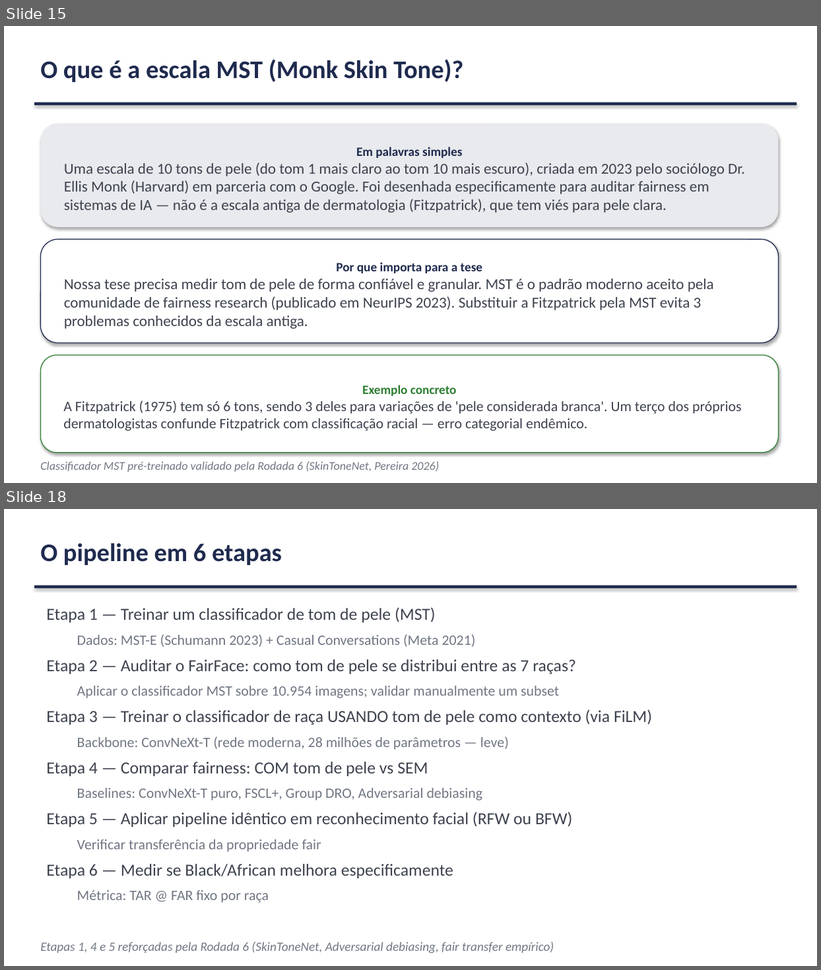
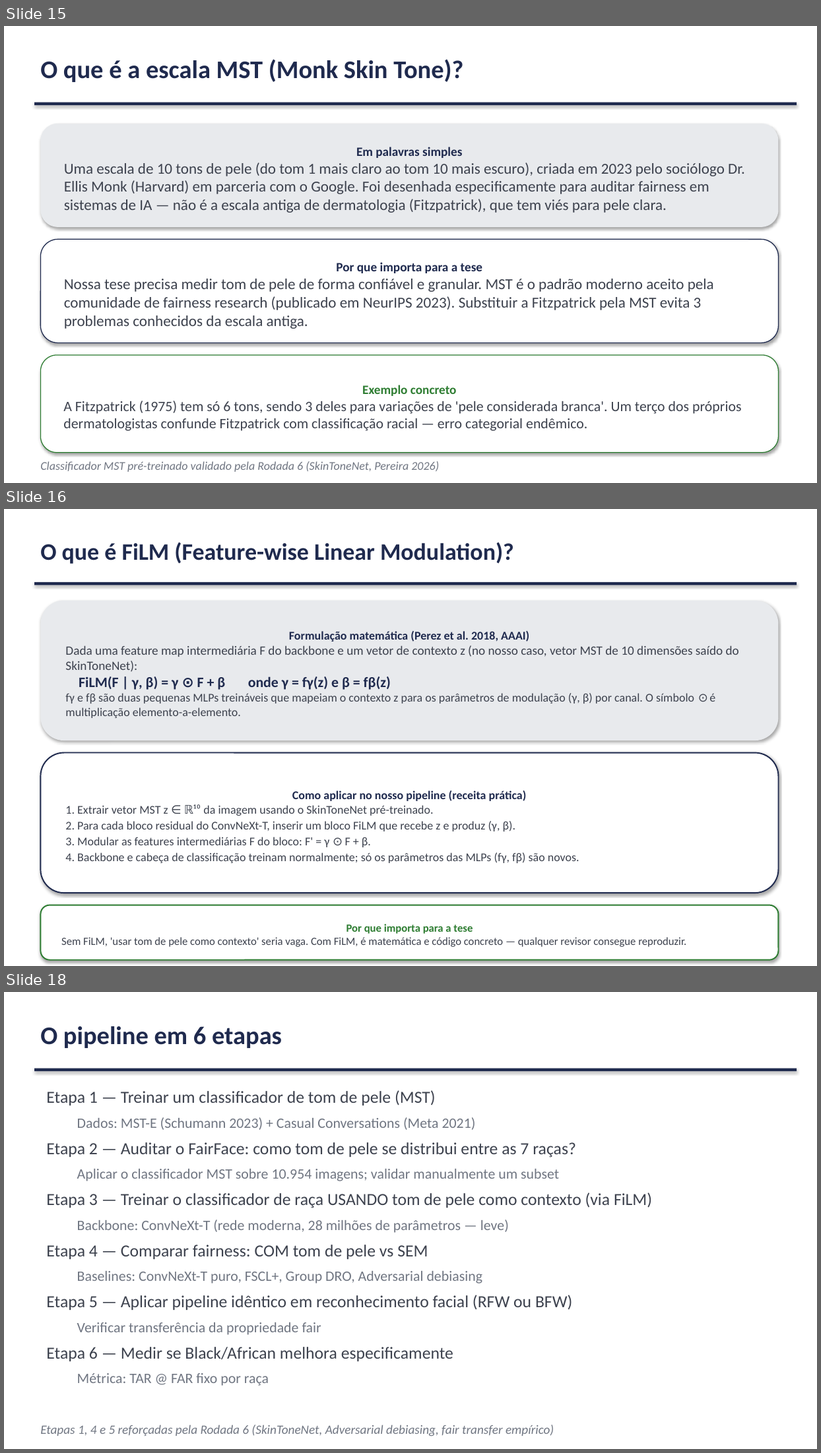
Before and after one commit to marcellozzetti/Facial-Recognition-Models-Mitigating-Bias, a slide deck: docs/ativo/material_reuniao_orientador_v3.2.1.pptx. Shown one above the other, each under a label of ours: slides 15 and 18 before the commit, slides 15, 16 and 18 after it; the slides between them are not shown. The pictures are 821x970 and 821x1453 pixels, drawn with LibreOffice and Linux fonts; fonts in the diff are those of the drawing. Boxes give left, top, right and bottom in pixels: in the first picture for what was removed or moved away, otherwise in the second. Text is boxed around its words. In the diff, an @@ line names an element or a change of style, - is before the commit and + after.

```diff
--- a/docs/ativo/material_reuniao_orientador_v3.2.1.pptx
+++ b/docs/ativo/material_reuniao_orientador_v3.2.1.pptx
@@ slide 16 added at (4, 509, 817, 966), background #FFFFFF @@
@@ text added at (40, 542, 514, 564), 28 pt, text #1F2A4E, bold @@
+O que é FiLM (Feature-wise Linear Modulation)?
@@ rectangle added at (34, 582, 797, 586), fill #1F2A4E @@
@@ rounded rectangle added at (40, 601, 779, 741), fill #E8EAED, 14 pt, text #3D424E @@
+Formulação matemática (Perez et al. 2018, AAAI)
+Dada uma feature map intermediária F do backbone e um vetor de contexto z (no nosso caso, vetor MST de 10 dimensões saído do SkinToneNet):
+FiLM(F | γ, β) = γ ⊙ F + β onde γ = fγ(z) e β = fβ(z)
+fγ e fβ são duas pequenas MLPs treináveis que mapeiam o contexto z para os parâmetros de modulação (γ, β) por canal. O símbolo ⊙ é multiplicação elemento-a-elemento.
@@ rounded rectangle added at (40, 753, 779, 893), fill #FFFFFF, outline #1F2A4E 1.5 pt, 14 pt, text #3D424E @@
+Como aplicar no nosso pipeline (receita prática)
+1. Extrair vetor MST z ∈ ℝ¹⁰ da imagem usando o SkinToneNet pré-treinado.
+2. Para cada bloco residual do ConvNeXt-T, inserir um bloco FiLM que recebe z e produz (γ, β).
+3. Modular as features intermediárias F do bloco: F' = γ ⊙ F + β.
+4. Backbone e cabeça de classificação treinam normalmente; só os parâmetros das MLPs (fγ, fβ) são novos.
@@ rounded rectangle added at (40, 906, 779, 960), fill #FFFFFF, outline #2E7D32 1.5 pt, 13 pt, text #3D424E @@
+Por que importa para a tese
+Sem FiLM, 'usar tom de pele como contexto' seria vaga. Com FiLM, é matemática e código concreto — qualquer revisor consegue reproduzir.
```
Also in this commit, not shown: 3 slides changed, 1 other slide added, 2 slides removed, 1 other file.
